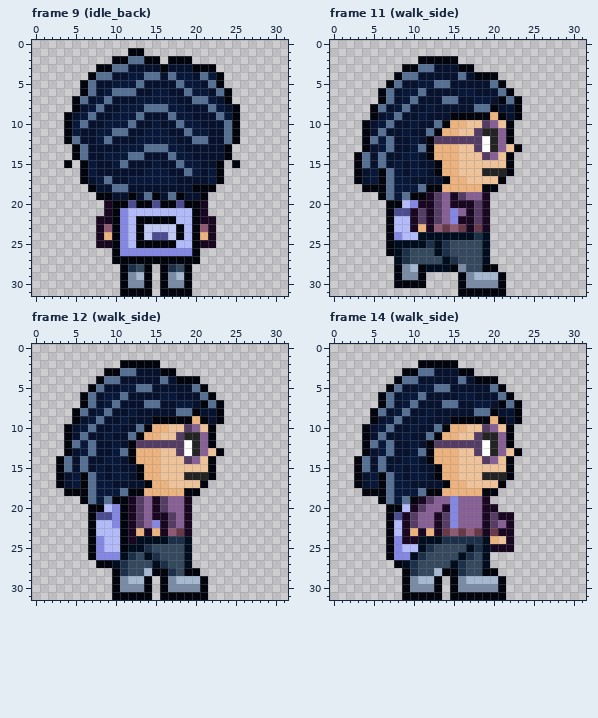
File history of a pixel-art file, player/alice.aseprite. Above is the file before it was changed.
32x32 pixels, 28 frames. Shown: frame 9 (idle_back), frame 11 (walk_side), frame 12 (walk_side), frame 14 (walk_side). The commit also changed other frames, which this record leaves out.
The same view after the edit:
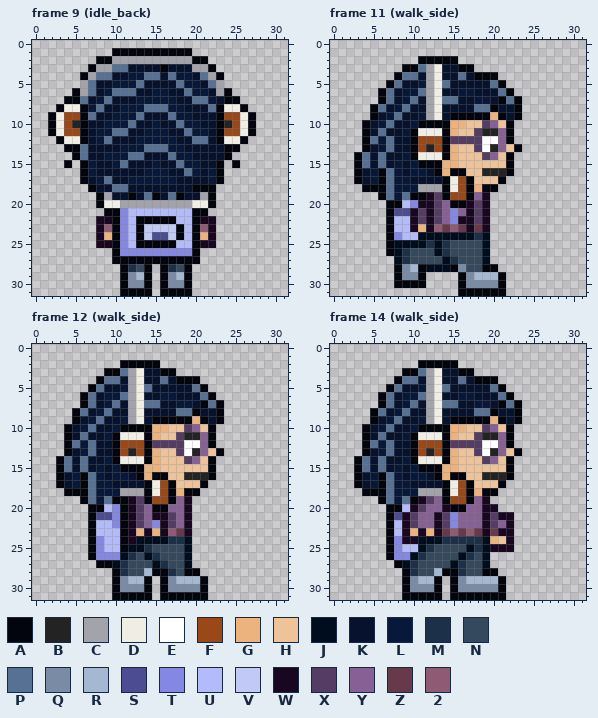
Palette (. is transparent): A #02050d  B #232323  C #a3a3ab  D #f0eee4  E #ffffff  F #9a4818  G #edb37e  H #eec39a  J #000d1e  K #07122e  L #08183a  M #1d3049  N #34495e  P #567194  Q #7a8ba6  R #a4b8d1  S #4b4c92  T #8487e3  U #b3bbfb  V #c1caf4  W #190722  X #553c64  Y #876095  Z #67394a  2 #8f5b74
What changed:
layer "headphones_neck" now shown
layer "headphones_head" now shown
--- frame 9 (idle_back), layers "headphones_head", "headphones_neck"
@@ x 0..31 @@
  0 ................................
- 1 ............AA..................
- 2 ..........AAPPAA.AAA............
- 3 ........AAPPKKKKAKKKAAA.........
- 4 .......APPKKLLPPKPLLKPLA........
- 5 ......APKKLLLPKKKKPLLKPA........
- 6 ......APKLPPPKKLLKKPLLKPA.......
- 7 .....APKLPKKKLLLLLKKPPLKA.......
- 8 .....AKLPKKLLLPPPLLKKKPLKA......
- 9 ....AKLPKKLLLPKKKPLLKKKPLA......
-10 ....ALPKKLLLPKKLKKPLLKKKPA......
-11 ....ALKKLLPPKKLLLKKPLLKKPA......
-12 ....APKKLPKKKLLLLLKKPPKKPA......
-13 .....APKKKKLLLPPPLLKKKKKA.......
+ 1 ..........AAAAAAAAAA............
+ 2 ........AACCCCCCCCCCAA..........
+ 3 .......ACCPPKKKKAKKKCCA.........
+ 4 ......ACPPKKLLPPKPLLKPCA........
+ 5 ......CPKKLLLPKKKKPLLKPC........
+ 6 .....ACPKLPPPKKLLKKPLLKCA.......
+ 7 ....AAPKLPKKKLLLLLKKPPLKAA......
+ 8 ...ADDALPKKLLLPPPLLKKKPADDA.....
+ 9 ..ADFFAPKKLLLPKKKPLLKKKAFFDA....
+10 ..ADFBAKKLLLPKKLKKPLLKKABFDA....
+11 ..ADFFAKLLPPKKLLLKKPLLKAFFDA....
+12 ...ADDAKLPKKKLLLLLKKPPKADDA.....
+13 ....AAPKKKKLLLPPPLLKKKKKAA......
 14 .....APKKLLLPPKKKPLLKKKKA.......
@@ x 6..24 @@
 18 .AKKPPKKKKKKKKAAA..
-19 ..AAKKAKPAKPAKKA...
-20 ...WAASAASAASAAW...
-21 ...WATUUUUUUUUAW...
+19 ..ACKKAKPAKPAKKCA..
+20 ..ADDCCCCCCCCCDDA..
+21 ...AATUUUUUUUUAA...
 22 ..WWATUAAAAAUUAWW..
--- frame 11 (walk_side), layers "headphones_head", "headphones_neck", "body"
@@ x 8..22 @@
  2 ...AAAAA.......
- 3 .AAPPKKKAA.....
- 4 APPKKKKKPKAAA..
- 5 PKKLLPPKKKKKPA.
- 6 KLLPKKKKLLKKKPA
- 7 KLPKKKPPKKLLKAP
- 8 LPKKLKKKKKPPAKK
- 9 PKKLKKKAAAAAGAK
-10 KKLKKPAGGHHXYHA
-11 KLKKPAGGHHXBBYA
-12 KKLKAXXXXXXEBYA
-13 KKLPAGGGHHXEBYH
-14 KLLKAGGGHHHXYHA
-15 LKLKKAGGHHHHHHA
-16 LKLLKAGGHHHBBBA
-17 LLKKKKAGGHHHHA.
-18 LLLPAAGGGGGAA..
-19 LPAAWXYWXYYW...
-20 AUTWWXYWWWXW...
+ 3 .AAPCDKKAA.....
+ 4 APPKCDKKPKAAA..
+ 5 PKKLCDPKKKKKPA.
+ 6 KLLPCDKKLLKKKPA
+ 7 KLPKCDPPKKLLKAP
+ 8 LPKKCDKKKKPPAKK
+ 9 PKKLCDKAAAAAGAK
+10 KKLAAAAGGHHXYHA
+11 KLADDDAGHHXBBYA
+12 KKAFFFAXXXXEEYA
+13 KKAFBFAGHHXEBYH
+14 KLADDDAGHHHXYHA
+15 LKLAAAGGHHHHHHA
+16 LKLLKAGAAHHBBBA
+17 LLKKKKADFAHHHA.
+18 LLLCCCADFAGAA..
+19 LPAAWXAFFAYW...
+20 AUTWWXYAAWXW...
 21 SSWXWXYTYWXW...
--- frame 12 (walk_side), layers "headphones_head", "headphones_neck", "body"
@@ x 8..22 @@
  2 ...AAAAA.......
- 3 .AAPPKKKAA.....
- 4 APPKKKKKPKAAA..
- 5 PKKLLPPKKKKKPA.
- 6 KLLPKKKKLLKKKPA
- 7 KLPKKKPPKKLLKAP
- 8 LPKKLKKKKKPPAKK
- 9 PKKLKKKAAAAAGAK
-10 KKLKKPAGGHHXYHA
-11 KLKKPAGGHHXBBYA
-12 KKLKAXXXXXXEBYA
-13 KKLPAGGGHHXEBYH
-14 KLLKAGGGHHHXYHA
-15 LKLKKAGGHHHHHHA
-16 LKLLKAGGHHHBBBA
-17 LLKKKKAGGHHHHA.
-18 LLLPAAGGGGGAA..
-19 LPAAWXYWXYYW...
-20 AUTAWXYWXYYW...
+ 3 .AAPCDKKAA.....
+ 4 APPKCDKKPKAAA..
+ 5 PKKLCDPKKKKKPA.
+ 6 KLLPCDKKLLKKKPA
+ 7 KLPKCDPPKKLLKAP
+ 8 LPKKCDKKKKPPAKK
+ 9 PKKLCDKAAAAAGAK
+10 KKLAAAAGGHHXYHA
+11 KLADDDAGHHXBBYA
+12 KKAFFFAXXXXEEYA
+13 KKAFBFAGHHXEBYH
+14 KLADDDAGHHHXYHA
+15 LKLAAAGGHHHHHHA
+16 LKLLKAGAAHHBBBA
+17 LLKKKKADFAHHHA.
+18 LLLCCCADFAGAA..
+19 LPAAWXAFFAYW...
+20 AUTAWXYAAYYW...
 21 SSTAWXYWWXYW...
--- frame 14 (walk_side), layers "headphones_head", "headphones_neck", "body"
@@ x 8..22 @@
  2 ...AAAAA.......
- 3 .AAPPKKKAA.....
- 4 APPKKKKKPKAAA..
- 5 PKKLLPPKKKKKPA.
- 6 KLLPKKKKLLKKKPA
- 7 KLPKKKPPKKLLKAP
- 8 LPKKLKKKKKPPAKK
- 9 PKKLKKKAAAAAGAK
-10 KKLKKPAGGHHXYHA
-11 KLKKPAGGHHXBBYA
-12 KKLKAXXXXXXEBYA
-13 KKLPAGGGHHXEBYH
-14 KLLKAGGGHHHXYHA
-15 LKLKKAGGHHHHHHA
-16 LKLLKAGGHHHBBBA
-17 LLKKKKAGGHHHHA.
-18 LLLPAAGGGGGAA..
-19 LPAWXYYTYYYW...
-20 AUWXYYWTYYYWW..
+ 3 .AAPCDKKAA.....
+ 4 APPKCDKKPKAAA..
+ 5 PKKLCDPKKKKKPA.
+ 6 KLLPCDKKLLKKKPA
+ 7 KLPKCDPPKKLLKAP
+ 8 LPKKCDKKKKPPAKK
+ 9 PKKLCDKAAAAAGAK
+10 KKLAAAAGGHHXYHA
+11 KLADDDAGHHXBBYA
+12 KKAFFFAXXXXEEYA
+13 KKAFBFAGHHXEBYH
+14 KLADDDAGHHHXYHA
+15 LKLAAAGGHHHHHHA
+16 LKLLKAGAAHHBBBA
+17 LLKKKKADFAHHHA.
+18 LLLCCCADFAGAA..
+19 LPAWXYAFFAYW...
+20 AUWXYYWAAYYWW..
 21 SWXYYWXTYYYWXWW
Where, in picture pixels (left, top, right, bottom), the same in both pictures:
changed: (48, 48, 256, 152)
changed: (96, 192, 216, 216)
changed: (410, 64, 498, 208)
changed: (112, 368, 200, 512)
changed: (410, 368, 498, 512)
